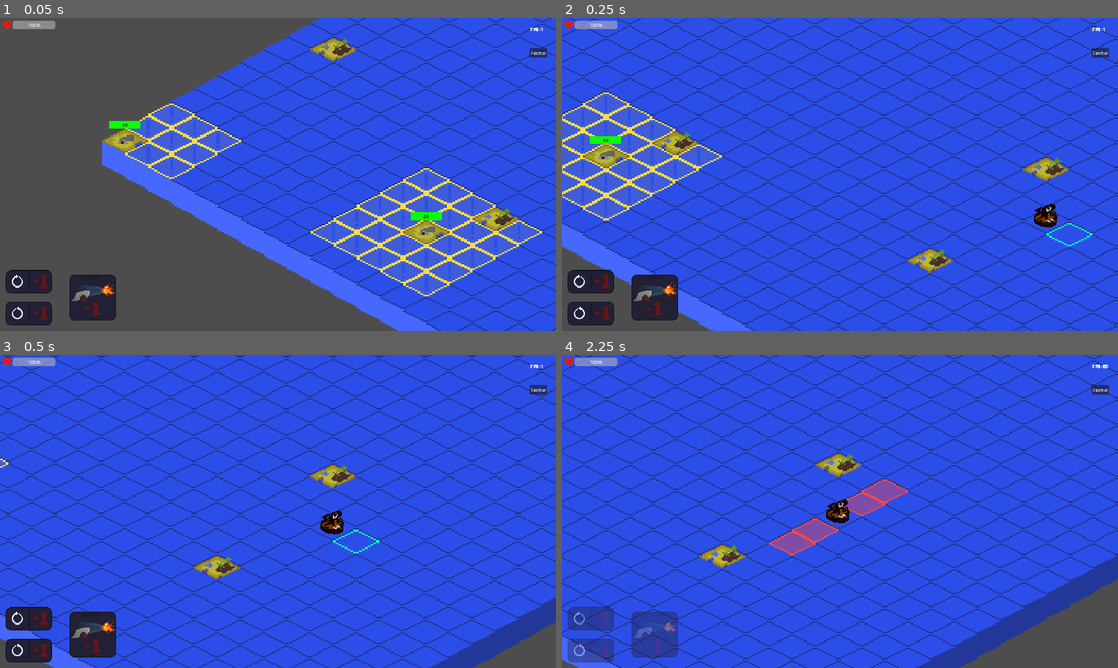
Above: before the commit, frames 1-4 (two rows, left to right).
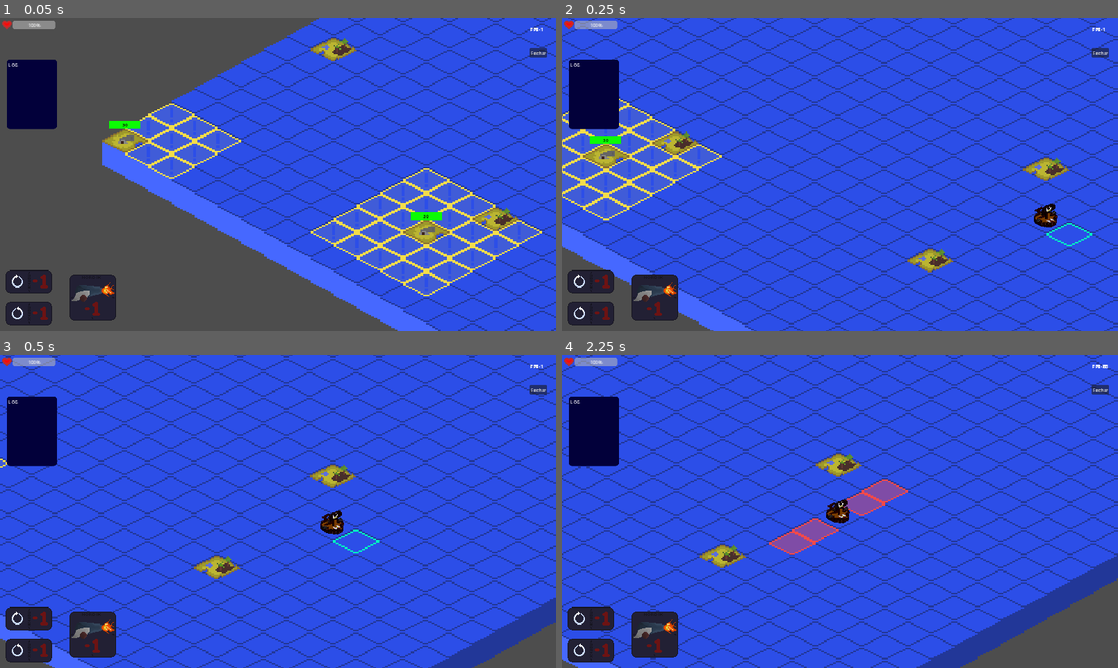
Above: after the commit, the same moments.

Repository: alescrocaro/nordik_konquer
Game: Godot game, scene res://world.tscn
Two runs of this game, one before a commit and one after it. Both use one fixed random seed, a clock stepped at 60 frames per second and the inputs below.
Inputs (mouse positions are in pixels of both pictures, inside the frame that each line leads up to):
- Up to frame 1 (0.05 s): no input
- Up to frame 2 (0.25 s): no input
- Up to frame 3 (0.5 s): no input
- Up to frame 4 (2.25 s): click (589, 617) at 0.5 s; click (589, 649) at 1.25 s; click (656, 633) at 2 s

The runs differ from the first frame. In frame 1, 2.0% of the frame differs, in the area x 1-11%, y 13-36%; in frame 2, 2.0%; in frame 3, 2.0%; in frame 4, 4.5%, in the area x 1-61%, y 13-99%.

Commit message:
Add: enemy turn

Diff:
--- a/GameBoard/GameManager.gd
+++ b/GameBoard/GameManager.gd
@@ -8,6 +8,7 @@
 signal finishedPlayerTurn
 signal startedEnemyTurn
 signal finishedEnemyTurn
+signal enemyCanAct
 
 
 
@@ -22,9 +23,10 @@
 @export var enemyIslandAmount: int = 4
 
 var isPlayerTurn = true
-var maxActions = 5
+var maxActions = 15
 var actions = maxActions
-var islandEnemies = []
+var islandEnemies: Dictionary = {}
+var islandEnemiesFinishedTurnAmount = 0
 
 
 
@@ -32,7 +34,9 @@
 func _ready():
 	startedPlayerTurn.emit()
 	player.doAction.connect(controller)
-	enemyIsland.doAction.connect(controller)
+	for enemy in islandEnemies:
+		islandEnemies[str(enemy)].reference.finishedTurn.connect(countFinishedEnemyTurn)
+#	enemyIsland.finishedTurn.connect(countFinishedEnemyTurn)
 #	finishedPlayerTurn.connect(controller)
 #	finishedEnemyTurn.connect(controller)
 #end func _ready
@@ -47,10 +51,10 @@
 
 func controller() -> void:
 	print()
-	print('controller, isPlayerTurn: ', isPlayerTurn)
+	print('controller - isPlayerTurn: ', isPlayerTurn)
 	print('beforeactions: ', actions)
 	if isPlayerTurn:
-		handlePlayerDecision()
+#		handlePlayerDecision()
 
 		actions -= 1
 		if actions < 1:
@@ -58,22 +62,65 @@
 			isPlayerTurn = false
 			actions = maxActions
 			finishedPlayerTurn.emit()
-			#startedEnemyTurn.emit()
+			startedEnemyTurn.emit()
 			return
 		#end if
 	#end if
-	else:
-		handleIslandEnemies()
-		actions -= 1
-		if actions < 1:
-			print('finishedEnemyTurn')
-			isPlayerTurn = true
-			actions = maxActions
-			#finishedEnemyTurn.emit()
-			startedPlayerTurn.emit()
-			return
-		#end if
-	#end else
+
+
+#	else:
+#		print('------ ENTROU ELSE ------')
+##		handleIslandEnemies()
+##		actions -= 1
+##		if actions < 1:
+##			print('finishedEnemyTurn')
+##			isPlayerTurn = true
+##			actions = maxActions
+##			#finishedEnemyTurn.emit()
+##			startedPlayerTurn.emit()
+##			return
+##		#end if
+##		while (actions >= 1):
+#		print(islandEnemies.values())
+#
+#		var i = islandEnemies.size()
+#		for islandEnemy in islandEnemies:
+#			print(islandEnemy)
+#			var hasAttacked: bool = islandEnemies[ str(islandEnemy) ].reference.attackPlayer()
+#			if hasAttacked:
+#				actions -= 1
+#				islandEnemies[ str(islandEnemy) ].canAct = true
+#				if actions < 1:
+#					break
+#			else:
+#				islandEnemies[ str(islandEnemy) ].canAct = false
+#			#end ifelse
+#		#end for
+##		startedPlayerTurn.emit()
+#		#end while
+#	#end else
 	print('afteractions: ', actions)
 	#end while
 #end func controller
+
+func calculateDistance(point1: Vector2i, point2: Vector2i):
+	var distanceX: int = point1.x - point2.x
+	var distanceY: int = point1.y - point2.y
+
+	if distanceX < 0:
+		distanceX = -distanceX
+
+	if distanceY < 0:
+		distanceY = -distanceY
+
+	return distanceX + distanceY - 1
+
+func countFinishedEnemyTurn():
+	print('count')
+	islandEnemiesFinishedTurnAmount += 1
+	if islandEnemiesFinishedTurnAmount >= islandEnemies.size():
+		print('ai')
+		isPlayerTurn = true
+		islandEnemiesFinishedTurnAmount = 0
+		finishedEnemyTurn.emit()
+		startedPlayerTurn.emit()
--- a/Islands/EnemyIsland.gd
+++ b/Islands/EnemyIsland.gd
@@ -6,6 +6,7 @@
 ######### SIGNALS #########
 signal healthChanged
 signal doAction
+signal finishedTurn
 
 
 
@@ -13,13 +14,16 @@
 @onready var player: Player = get_node('/root/GameManager/Player')
 @onready var map: Map = get_node('/root/GameManager/Map')
 @onready var gameManager: GameManager = get_node('/root/GameManager')
+@onready var log: Label = get_node('/root/GameManager/CanvasLayer/HudManager/LOG')
 @onready var self_node = $"."
 @onready var currentHealth: float = maxHealth
+@onready var currentGridPosition = map.getGridPosition(global_position)
 
 @export var maxHealth: float = 30
 @export var rangeAttack: int = 2
 @export var damage: int = 10
-
+@export var maxActionsAmount: int = 3
+@export var actions: int = maxActionsAmount
 
 
 
@@ -28,8 +32,33 @@
 	currentHealth = maxHealth
 	healthChanged.emit()
 
-	gameManager.startedEnemyTurn.connect(checkIfThereIsPlayerNear)
+#	gameManager.startedEnemyTurn.connect(isPlayerNear)
+	gameManager.finishedPlayerTurn.connect(selfController)
+	gameManager.enemyCanAct.connect(selfController)
 #end func _ready
+
+
+
+func selfController():
+	print('selfController')
+	if actions < 1:
+		finishedTurn.emit()
+		actions = maxActionsAmount
+		return
+	if isPlayerNear():
+		attackPlayer()
+		log.text = "Island Enemy attacked\n" + log.text
+		actions -= 1
+		selfController()
+	else:
+		print('cant hurt player')
+		log.text = "Island Enemy finish turn\n" + log.text
+		actions = maxActionsAmount
+		finishedTurn.emit()
+
+	#end if
+#end func selfController
+
 
 func _process(_delta):
 #	hurtPlayer()'
@@ -37,15 +66,19 @@
 		destroyYourself()
 #end func _process
 
-func hurtPlayer(damage):
-	print('hurting player')
+func attackPlayer():
+	print('attacking player')
 	player.hurtByEnemy(damage)
-	doAction.emit()
+#	doAction.emit()
 #end func hurtPlayer
 
 func destroyYourself():
-	map.tileMapDict[ str(map.getGridPosition(global_position)) ].type = 'Ocean'
-	map.removeWarningTiles(map.getGridPosition(global_position), rangeAttack)
+	gameManager.islandEnemies.erase(str(currentGridPosition))
+
+	map.tileMapDict[ str(currentGridPosition) ].type = 'Ocean'
+	map.tileMapDict[ str(currentGridPosition) ].reference = null
+	map.removeWarningTiles(currentGridPosition, rangeAttack)
+
 	queue_free()
 #end func destroyYourself
 
@@ -54,12 +87,7 @@
 	healthChanged.emit()
 #end func tookHit
 
-func checkIfThereIsPlayerNear():
-	print('checkIfThereIsPlayerNear')
-	var isPlayerNear = map.isNear(rangeAttack+1, 'Player', map.tileMapDict[ str(map.getGridPosition(global_position)) ])
-	if isPlayerNear:
-		hurtPlayer(damage)
-	else:
-		print('cant hurt player')
-#		gameManager.islandEnemies.find()
+func isPlayerNear():
+	print('isPlayerNear: ', map.isNear(rangeAttack+1, 'Player', map.tileMapDict[ str(map.getGridPosition(global_position)) ]))
+	return map.isNear(rangeAttack+1, 'Player', map.tileMapDict[ str(map.getGridPosition(global_position)) ])
 #end func checkIfIsPlayerNear
--- a/Map/Map.gd
+++ b/Map/Map.gd
@@ -146,19 +146,39 @@
 func removeWarningTiles(gridPosition: Vector2i, tileAmount):
 	for x in tileAmount+1:
 		for y in tileAmount+1:
-			if tileMapDict.has( str(gridPosition + Vector2i(x, y)) ) && tileMapDict[str(gridPosition + Vector2i(x, y)) ].type == 'Ocean':
+			if (
+				tileMapDict.has( str(gridPosition + Vector2i(x, y)) ) && (
+					tileMapDict[str(gridPosition + Vector2i(x, y)) ].type == 'Ocean' ||
+					tileMapDict[str(gridPosition + Vector2i(x, y)) ].type == 'Player'
+				)
+			):
 				tileMapDict[ str(gridPosition + Vector2i(x, y)) ].warningAmount -= 1
 			#end if
 
-			if tileMapDict.has( str(gridPosition + Vector2i(-x, y)) ) && tileMapDict[str(gridPosition + Vector2i(-x, y)) ].type == 'Ocean':
+			if (
+				tileMapDict.has( str(gridPosition + Vector2i(-x, y)) ) && (
+					tileMapDict[str(gridPosition + Vector2i(-x, y)) ].type == 'Ocean' ||
+					tileMapDict[str(gridPosition + Vector2i(-x, y)) ].type == 'Player'
+				)
+			):
 				tileMapDict[ str(gridPosition + Vector2i(-x, y)) ].warningAmount -= 1
 			#end if
 
-			if tileMapDict.has( str(gridPosition + Vector2i(x, -y)) ) && tileMapDict[str(gridPosition + Vector2i(x, -y)) ].type == 'Ocean':
+			if (
+				tileMapDict.has( str(gridPosition + Vector2i(x, -y)) ) && (
+					tileMapDict[str(gridPosition + Vector2i(x, -y)) ].type == 'Ocean' ||
+					tileMapDict[str(gridPosition + Vector2i(x, -y)) ].type == 'Player'
+				)
+			):
 				tileMapDict[ str(gridPosition + Vector2i(x, -y)) ].warningAmount -= 1
 			#end if
 
-			if tileMapDict.has( str(gridPosition + Vector2i(-x, -y)) ) && tileMapDict[str(gridPosition + Vector2i(-x, -y)) ].type == 'Ocean':
+			if (
+				tileMapDict.has( str(gridPosition + Vector2i(-x, -y)) ) && (
+					tileMapDict[str(gridPosition + Vector2i(-x, -y)) ].type == 'Ocean' ||
+					tileMapDict[str(gridPosition + Vector2i(-x, -y)) ].type == 'Ocean'
+				)
+			):
 				tileMapDict[ str(gridPosition + Vector2i(-x, -y)) ].warningAmount -= 1
 			#end if
 		#end for y
@@ -240,7 +260,7 @@
 			tileMapDict[str(enemyIslandTile.gridPosition)].reference = enemyIslandInstance
 			enemyIslandInstance.position = enemyIslandTile.globalPosition
 
-			gameManager.islandEnemies.append(tileMapDict[str(enemyIslandTile.gridPosition)])
+			gameManager.islandEnemies[ str(enemyIslandTile.gridPosition) ] = tileMapDict[ str(enemyIslandTile.gridPosition) ]
 			setWarningTiles(enemyIslandTile.gridPosition, 2)
 			get_node('/root/GameManager/Islands').add_child(enemyIslandInstance)
 		#end if
--- a/Map/Map.tscn
+++ b/Map/Map.tscn
@@ -68,7 +68,7 @@
 layer_2/enabled = true
 layer_2/modulate = Color(1, 1, 1, 1)
 layer_2/y_sort_enabled = true
-layer_2/y_sort_origin = 0
+layer_2/y_sort_origin = 7777
 layer_2/z_index = 9999
 layer_2/tile_data = PackedInt32Array()
 layer_3/name = "warningTiles"
--- a/Player/Player.gd
+++ b/Player/Player.gd
@@ -16,7 +16,7 @@
 @export var playerCannonDamage: float = 10
 @export var maxHealth: float = 100
 @onready var currentHealth: float = maxHealth
-@onready var isAtackingByCannon: bool = false
+@onready var isAttackingWithCannon: bool = false
 
 var currentTile
 
@@ -40,7 +40,7 @@
 
 func _process(_delta):
 	if gameManager.isPlayerTurn:
-		if isAtackingByCannon:
+		if isAttackingWithCannon:
 			handleCannonAtack()
 		else:
 			moveByMouseClick()
@@ -67,11 +67,11 @@
 		gameManager.isPlayerTurn &&
 		Input.is_action_just_pressed('mouse_left') &&
 		canDoCannonAttack() &&
-		isAtackingByCannon
+		isAttackingWithCannon
 	):
 		if map.tileMapDict[ str(map.selectedGridPosition) ].reference:
 			map.tileMapDict[ str(map.selectedGridPosition) ].reference.tookHit(playerCannonDamage)
-		isAtackingByCannon = false
+		isAttackingWithCannon = false
 		map.cleanAtackTiles()
 		finishingAttack()
 
@@ -82,9 +82,11 @@
 
 func updatePosition(tile):
 	map.tileMapDict[ str( tile.gridPosition ) ].isPlayerAt = false
+	map.tileMapDict[ str( tile.gridPosition ) ].type = "Ocean"
 
 	var selectedGridTile = map.tileMapDict[ str(map.selectedGridPosition) ]
 	map.tileMapDict[ str( selectedGridTile.gridPosition ) ].isPlayerAt = true
+	map.tileMapDict[ str( selectedGridTile.gridPosition ) ].type = "Player"
 
 	changeFrame(tile, selectedGridTile)
 	currentTile = selectedGridTile
@@ -105,7 +107,7 @@
 #end func changeFrame
 
 func getSelectablePosition():
-	if !isAtackingByCannon:
+	if !isAttackingWithCannon:
 		if (
 			map.tileMapDict.has( str( currentTile.gridPosition - Vector2i(0,-1) ) ) &&
 			map.tileMapDict[ str(currentTile.gridPosition - Vector2i(0,-1)) ].type == 'Ocean' &&
@@ -140,7 +142,7 @@
 #end func canSelectPosition
 
 func canSelectPosition():
-	if !isAtackingByCannon && map.tileMapDict.has( str(map.selectedGridPosition) ):
+	if !isAttackingWithCannon && map.tileMapDict.has( str(map.selectedGridPosition) ):
 		var tile = map.tileMapDict[ str(map.selectedGridPosition) ]
 		if (map.tileMapDict[ str(tile.gridPosition) ].type == 'Ocean'):
 			if (
--- a/Player/Player.tscn
+++ b/Player/Player.tscn
@@ -4,6 +4,7 @@
 [ext_resource type="Texture2D" uid="uid://cm8vru0mn7y3p" path="res://assets/shipPlayerIso.png" id="2_wsaim"]
 
 [node name="Player" type="Node2D"]
+top_level = true
 script = ExtResource("1_d0kub")
 
 [node name="playerSprite" type="Sprite2D" parent="."]
--- a/uis/Button.gd
+++ b/uis/Button.gd
@@ -5,11 +5,11 @@
 
 func _pressed():
 #	print(map.tileMapDict)
-	var lista = gameManager.islandEnemies
-	var result = null
-	for enemy in lista:
-		if enemy.type == "EnemyIsland":
-			result = enemy
-	print(result)
+	#var lista = gameManager.islandEnemies
+#	var result = null
+#	for enemy in lista:
+#		if enemy.type == "EnemyIsland":
+#			result = enemy
+	#print(lista)
 #	print(gameManager.islandEnemies.find(teste))
 	get_tree().quit()
--- a/uis/ButtonCannonAttack.gd
+++ b/uis/ButtonCannonAttack.gd
@@ -13,8 +13,14 @@
 	gameManager.finishedPlayerTurn.connect(disableButton)
 #end func _ready
 
+func _process(_delta):
+	if gameManager.isPlayerTurn && disabled: #anti bug
+		disabled = false
+#end func _process
+
+
 func _pressed() -> void:
-	player.isAtackingByCannon = true
+	player.isAttackingWithCannon = true
 	map.setAvailableCannonAtacks()
 #end func _pressed
 
@@ -23,5 +29,6 @@
 #end func disableButton
 
 func enableButton():
+	print('enabling button')
 	disabled = false
 #end func _ready
--- a/uis/ButtonTurnLeft.gd
+++ b/uis/ButtonTurnLeft.gd
@@ -13,6 +13,11 @@
 	gameManager.finishedPlayerTurn.connect(disableButton)
 #end func _ready
 
+func _process(_delta):
+	if gameManager.isPlayerTurn && disabled: #anti bug
+		disabled = false
+#end func _process
+
 func _pressed() -> void:
 	player.handleRotate('left')
 #end func _pressed
--- a/uis/ButtonTurnRight.gd
+++ b/uis/ButtonTurnRight.gd
@@ -12,6 +12,11 @@
 	gameManager.finishedPlayerTurn.connect(disableButton)
 #end func _ready
 
+func _process(_delta):
+	if gameManager.isPlayerTurn && disabled: #anti bug
+		disabled = false
+#end func _process
+
 func _pressed() -> void:
 	player.handleRotate('right')
 #end func _pressed
--- a/world.tscn
+++ b/world.tscn
@@ -59,6 +59,17 @@
 
 [sub_resource type="LabelSettings" id="LabelSettings_f7frl"]
 font = ExtResource("3_5dxoa")
+
+[sub_resource type="StyleBoxFlat" id="StyleBoxFlat_tqddb"]
+content_margin_left = 6.0
+content_margin_top = 6.0
+content_margin_right = 6.0
+content_margin_bottom = 6.0
+bg_color = Color(0.00784314, 0, 0.227451, 1)
+corner_radius_top_left = 12
+corner_radius_top_right = 12
+corner_radius_bottom_right = 12
+corner_radius_bottom_left = 12
 
 [node name="GameManager" type="Node2D"]
 script = ExtResource("1_ehkx6")
@@ -214,3 +225,13 @@
 offset_bottom = 135.0
 text = "Fechar"
 script = ExtResource("13_gx0n7")
+
+[node name="LOG" type="Label" parent="CanvasLayer/HudManager"]
+layout_mode = 0
+offset_left = 23.0
+offset_top = 143.0
+offset_right = 197.0
+offset_bottom = 383.0
+theme_override_styles/normal = SubResource("StyleBoxFlat_tqddb")
+text = "LOG"
+clip_text = true
Not shown: 1 places in world.tscn that only renumber resources
